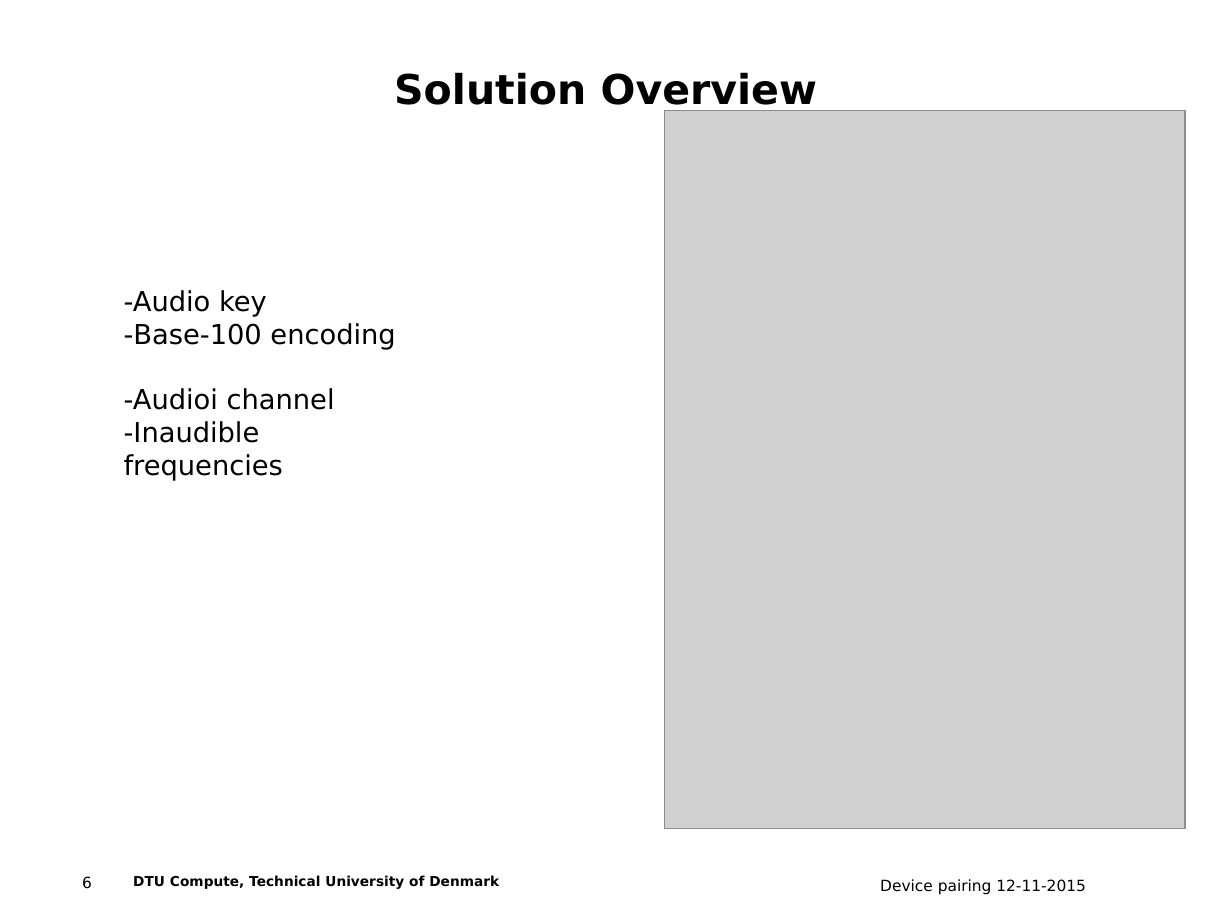
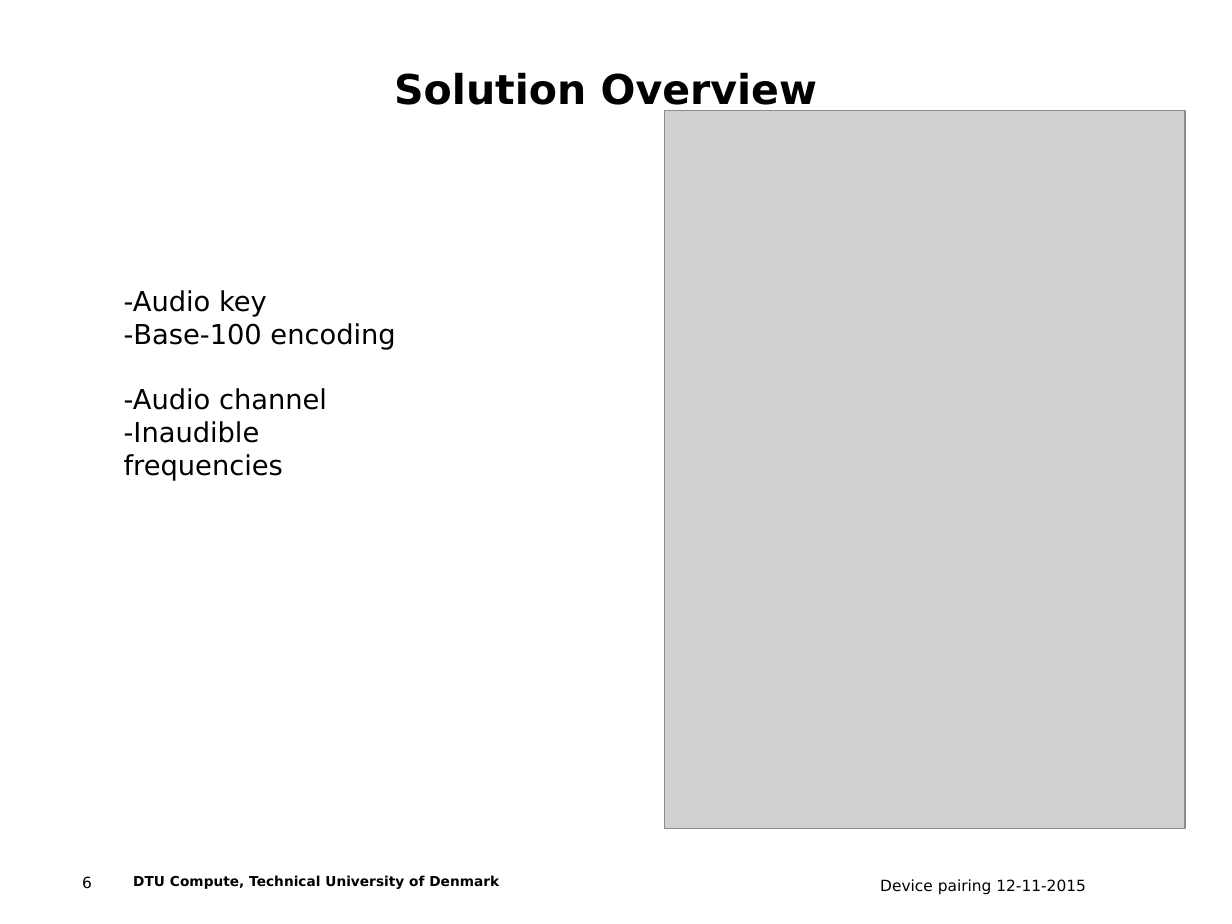
Before and after one commit to ttsoftware/applied-cryptography, a slide deck: slide 6 of Audio-based Out of Band Channel key exchange.ppt. Drawn at 1232x924 pixels with LibreOffice and Linux fonts; fonts in the diff are those of the drawing; grey boxes stand for pictures; background and template pictures are left out. Boxes give left, top, right and bottom in pixels: in the first picture for what was removed or moved away, otherwise in the second. Text is boxed around its words. In the diff, an @@ line names an element or a change of style, - is before the commit and + after.

```diff
--- a/Audio-based Out of Band Channel key exchange.ppt
+++ b/Audio-based Out of Band Channel key exchange.ppt
@@ text at (x1=124, y1=388, x2=327, y2=410): text changed @@
--Audioi channel
+-Audio channel
```
Also in this commit, not shown: 3 other slides changed, 1 slide added.
